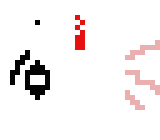
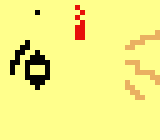
Layer changes from the first 160 x 140 image to the second:
added layer "Layer 11" (multiply) above "Layer 10" over [0, 0, 160, 140]
added layer "Layer 9" above "Layer 6" over [0, 0, 160, 130]
hid "Layer 6" over [0, 0, 160, 140]
